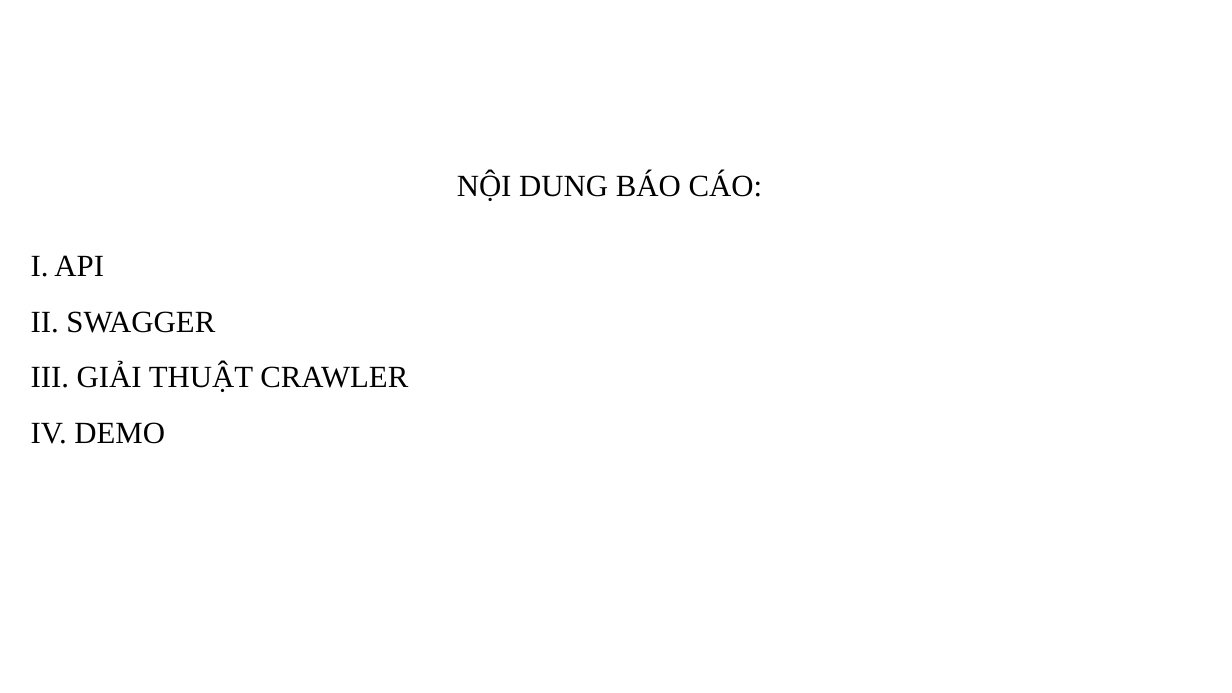
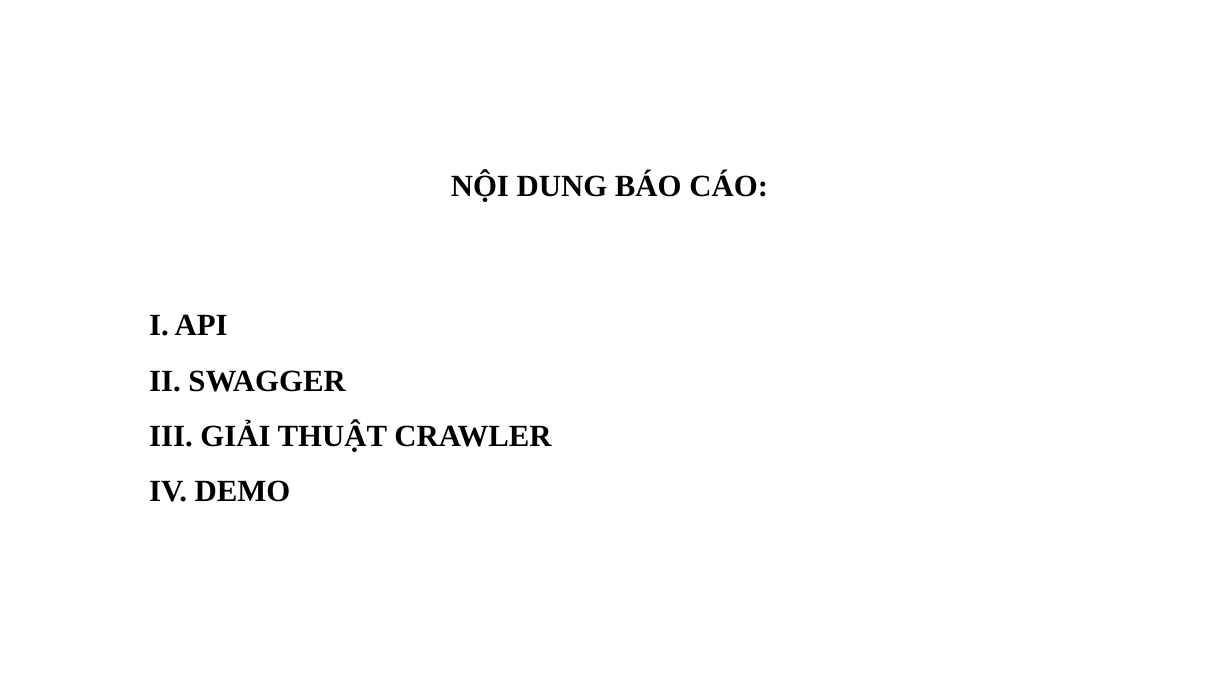
Before and after one commit to foostart/fooland, a slide deck: slide 2 of documents/Nhom_F.pptx. Drawn at 1232x693 pixels with LibreOffice and Linux fonts; fonts in the diff are those of the drawing; background and template pictures are left out. Boxes give left, top, right and bottom in pixels: in the first picture for what was removed or moved away, otherwise in the second. Text is boxed around its words. In the diff, an @@ line names an element or a change of style, - is before the commit and + after.

```diff
--- a/documents/Nhom_F.pptx
+++ b/documents/Nhom_F.pptx
@@ text "NỘI DUNG BÁO CÁO:" at (451, 172, 768, 202): bold on @@
@@ text "API" at (175, 314, 551, 502): bold on @@
@@ text "API": place and size @@
-text "API" at (54, 255, 408, 444)
+text "API" at (175, 314, 551, 502)
```
Also in this commit, not shown: 6 other slides changed, 5 slides added, 2 other files.
